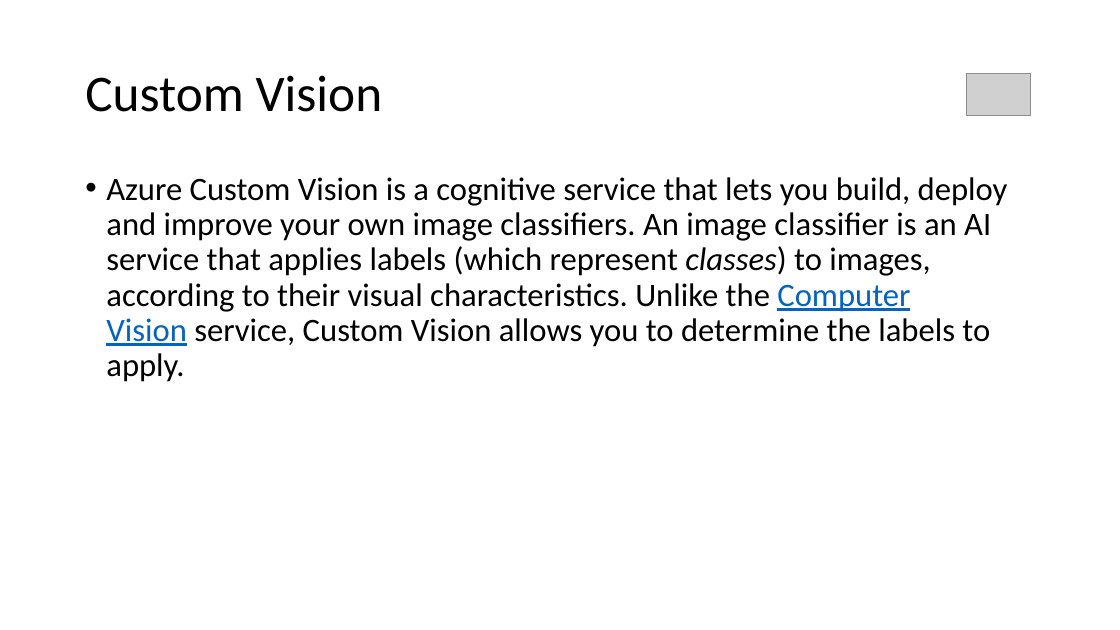
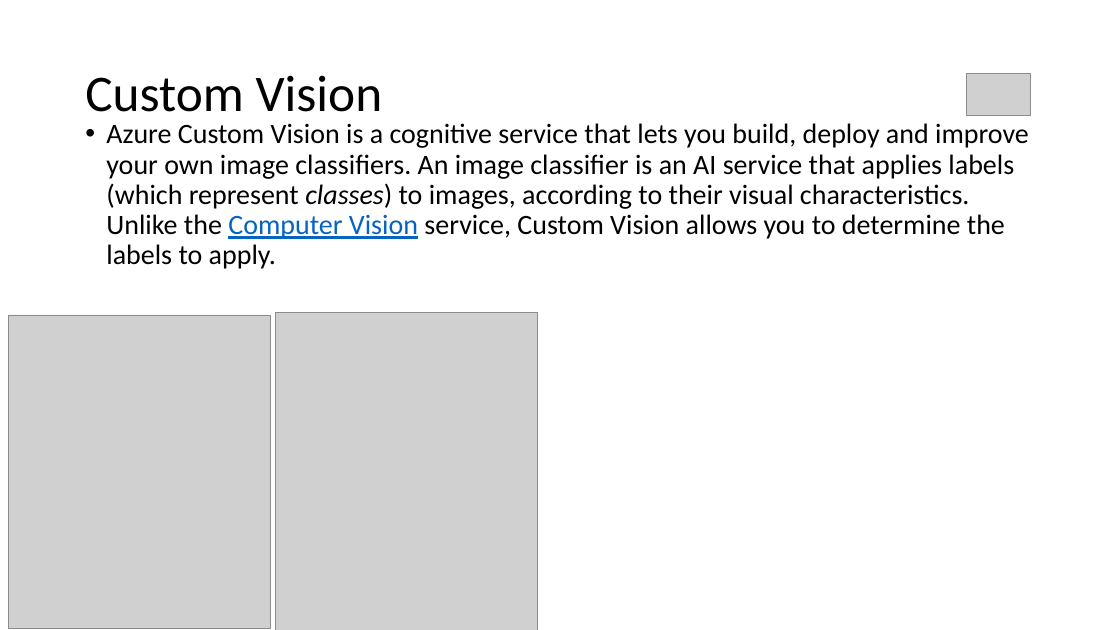
Before and after one commit to morellowhammy/Azure-Cognitive-Services-Angular, a slide deck: slide 9 of Microsoft Cognitive Services and Custom Vision.pptx (slide 8 before the commit). Drawn at 1120x630 pixels with LibreOffice and Linux fonts; fonts in the diff are those of the drawing; grey boxes stand for pictures. Boxes give left, top, right and bottom in pixels: in the first picture for what was removed or moved away, otherwise in the second. Text is boxed around its words. In the diff, an @@ line names an element or a change of style, - is before the commit and + after.

```diff
--- a/Microsoft Cognitive Services and Custom Vision.pptx
+++ b/Microsoft Cognitive Services and Custom Vision.pptx
@@ text "Azure Custom Vision is a ...": place and size @@
-text "Azure Custom Vision is a ..." at (106, 177, 1008, 382)
+text "Azure Custom Vision is a ..." at (106, 123, 1029, 269)
@@ text "Azure Custom Vision is a ..." at (106, 123, 1029, 269): size 28 to 24 pt @@
@@ picture added at (8, 315, 271, 628) @@
@@ picture added at (276, 313, 538, 630) @@
```
Also in this commit, not shown: 2 other slides changed, 1 slide added, 1 other file.
